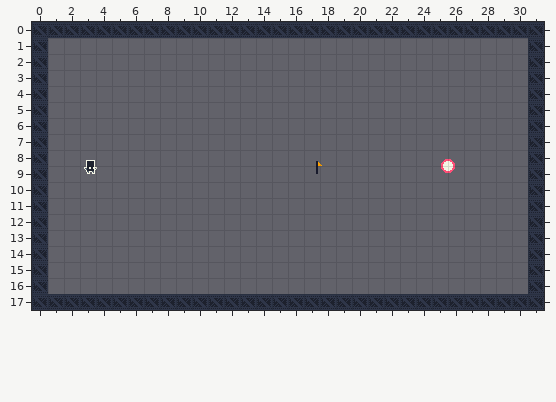
One commit to this Tiled map: core/assets/stages/stage_01.tmx. The picture above was drawn from the file before the commit.
Cells are 16x16 px. Shown: x 0..31, y 0..17.
Once edited:
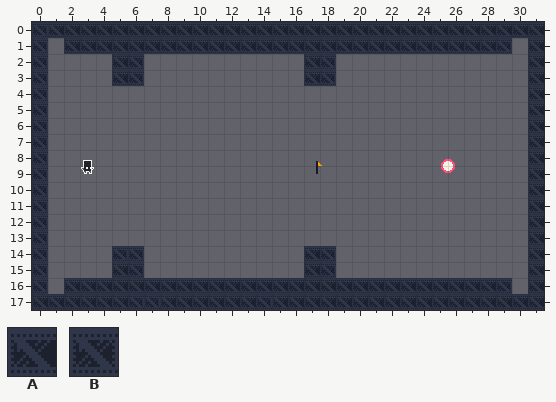
Key: from "industrial.v2": A 19, B 53.
_ is an empty cell.
Edits made:
Layer "details":
Tile A replaces tile B in row 0 at x 1 to 31; in rows 1 to 16 at x 31; in row 17 at x 0 to 5, 8 to 13 and 15 to 31.
Tile A is added in row 1 at x 2 to 28; in rows 2 to 3 at x 5 and 17; in row 14 at x 17; in row 15 at x 5 and 17; in row 16 at x 2 to 28.
Tile B is added in row 1 at x 29; in rows 2 to 3 at x 6 and 18; in row 14 at x 5 to 6 and 18; in row 15 at x 6 and 18; in row 16 at x 29.
